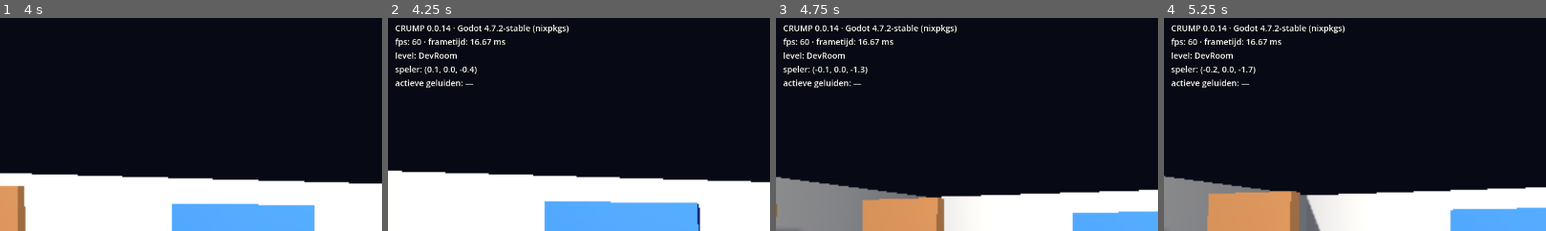
Above: before the commit, frames 1-4 (left to right).
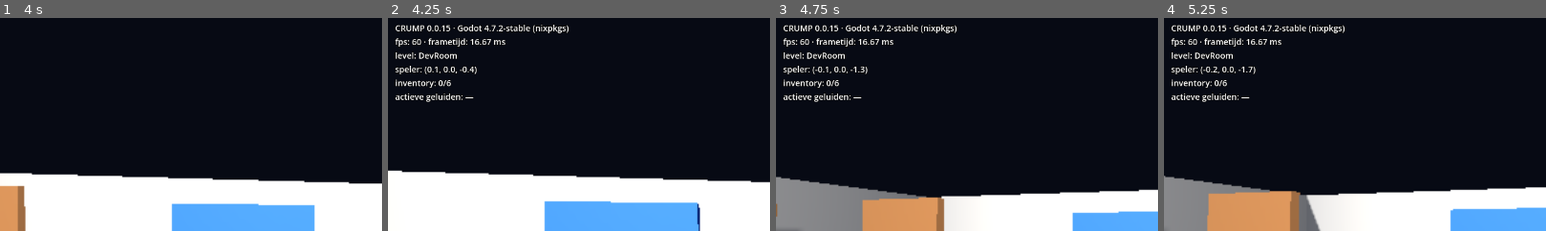
Above: after the commit, the same moments.

Repository: Kroosah/Crump
Game: Godot game, scene res://game/bootstrap.tscn
Same seed, same stepped clock (60 frames per second), same inputs: the game is played once before the commit and once after it.
Inputs (mouse positions are % of the whole screen's width and height, from its top left):
- Up to frame 1 (4 s): tap Enter at 0.5 s; move the mouse to (55, 49) at 0.52 s; hold C (crouch) 0.53-1.28 s; hold W (move_forward) from 0.53 s (still down); tap F (flashlight) at 0.8, 1.35 s; move the mouse to (45, 50) at 1.27 s; tap E (interact) at 1.55 s; move the mouse to (52, 48) at 2.02 s; hold E (interact) 2.03-2.78 s; tap Shift (run) at 2.3, 2.85 s; move the mouse to (49, 51) at 2.77 s; tap Ctrl (sneak) at 3.05 s; move the mouse to (57, 51) at 3.52 s; hold Ctrl (sneak) from 3.53 s (still down); tap C (crouch) at 3.8 s
- Up to frame 2 (4.25 s): keep holding W (move_forward); keep holding Ctrl (sneak); tap F3 (debug_overlay) at 4.15 s
- Up to frame 3 (4.75 s): keep holding W (move_forward); move the mouse to (42, 48) at 4.27 s; release Ctrl (sneak) at 4.28 s; tap C (crouch) at 4.35 s; tap F (flashlight) at 4.55 s
- Up to frame 4 (5.25 s): tap Escape (pause) at 4.9 s; move the mouse to (55, 50) at 5.02 s; release W (move_forward) at 5.03 s; hold S (move_back) from 5.03 s (still down); hold E (interact) from 5.03 s (still down); tap F (flashlight) at 5.1 s; click (55, 50) at 5.17 s
The pictures show only the part of the screen within x 0-50%, y 0-50%; the shares and areas given below are measured in that part.

Frame 1 is identical in both runs. In frame 2, 0.7% of the frame differs, in the area x 1-23%, y 3-40%; in frame 3, 0.7%; in frame 4, 0.7%.

Commit message:
[004] Voeg inventorytests, F3-debugregel en registers toe
Suite 120 -> 145: itemmodel + id-uniciteit over de items-map,
add/remove-semantiek (weigeren = nul mutatie, geen signaal),
reject-bij-vol + direct opnieuw interacteerbaar, response-invarianten
(zonder actief verzoek / vreemde source / dubbele response = exact een
afhandeling), ongeldige itemdata, tweede-inventory-doofheid en de
F3-regel 'inventory: n/cap . ids' (null-veilig via de groep, geen
klasse-namen). D-015 drie richtingen: 119/95/145. CHANGELOG v0.0.15,
D-022 (bus-flow + een autoritatieve inventory) en D-023 (geen
stacking, read-only items), dossier met lokale acceptatietest,
SESSION_STATE en README.

Co-Authored-By: Claude Opus 5 (1M context) <noreply@anthropic.com>
Claude-Session: https://claude.ai/code/session_01Eukd1gRp6feQQnWxwaLgzq

Diff:
--- a/game/ui/debug_overlay/debug_overlay.gd
+++ b/game/ui/debug_overlay/debug_overlay.gd
@@ -34,6 +34,7 @@
 		"fps: %d · frametijd: %.2f ms" % [fps, frame_ms],
 		"level: %s" % _current_level_name(),
 		"speler: %s" % _player_position_text(),
+		"inventory: %s" % _inventory_text(),
 		"actieve geluiden: —",  # haak: vult in taak 005
 	]
 	return "\n".join(lines)
@@ -53,3 +54,19 @@
 		var pos: Vector3 = player.global_position
 		return "(%.1f, %.1f, %.1f)" % [pos.x, pos.y, pos.z]
 	return "—"
+
+
+func _inventory_text() -> String:
+	# Haak taak 004: null-veilig via de groep (ARCHITECTURE §4a.4), zonder
+	# de inventory-klasse te noemen — de overlay overleeft elke verwijdering.
+	var inventory := get_tree().get_first_node_in_group("inventory")
+	if inventory == null or not inventory.has_method("get_items"):
+		return "—"
+	var items: Array = inventory.get_items()
+	var text := "%d/%d" % [items.size(), inventory.capacity]
+	if items.is_empty():
+		return text
+	var ids := PackedStringArray()
+	for item in items:
+		ids.append(String(item.id))
+	return "%s · %s" % [text, ", ".join(ids)]
--- a/project.godot
+++ b/project.godot
@@ -12,7 +12,7 @@
 
 config/name="CRUMP"
 config/description="First person psychological horror — Kroosah Interactive"
-config/version="0.0.14"
+config/version="0.0.15"
 run/main_scene="res://game/bootstrap.tscn"
 config/features=PackedStringArray("4.7", "Forward Plus")
 
--- a/tests/smoke_test.gd
+++ b/tests/smoke_test.gd
@@ -148,6 +148,14 @@
 		failures = await _check_interaction(tree, failures)
 	else:
 		Log.info("TEST INFO · interactiesysteem ontbreekt — interactietests overgeslagen (D-015)")
+
+	# 15. Inventory (taak 004) — zelfde D-015-afspraak. LET OP: enkele tests
+	# hieronder toetsen bewust de luide faalpaden (add_item(null), tweede
+	# inventory) — de push_warnings in de output zijn dan het bewijs, geen bug.
+	if ResourceLoader.exists(INVENTORY_SCENE):
+		failures = await _check_inventory(tree, failures)
+	else:
+		Log.info("TEST INFO · inventory-systeem ontbreekt — inventorytests overgeslagen (D-015)")
 
 	return failures
 
@@ -700,6 +708,245 @@
 	return noises
 
 
+## Inventorytests (taak 004, dossier §7). Duck-typed: deze suite noemt
+## ItemResource of de inventory-klasse nooit bij naam (les D-021).
+func _check_inventory(tree: SceneTree, failures: int) -> int:
+	# §7.1+7.2 — itemmodel en id-discipline over de canonieke items-map.
+	const ITEMS_DIR := "res://game/systems/inventory/items"
+	var seen_ids := {}
+	var item_files := DirAccess.get_files_at(ITEMS_DIR)
+	var items_valid := item_files.size() > 0
+	for file in item_files:
+		if not file.ends_with(".tres"):
+			continue
+		var res: Resource = load(ITEMS_DIR + "/" + file)
+		if res == null or String(res.get(&"id")).is_empty() \
+				or String(res.get(&"display_name")).is_empty():
+			items_valid = false
+			Log.error("itemdefinitie ongeldig: %s" % file)
+			continue
+		var res_id: StringName = res.get(&"id")
+		if seen_ids.has(res_id):
+			failures = _check(false,
+				"item-id '%s' is uniek (botsing: %s en %s)"
+				% [res_id, seen_ids[res_id], file], failures)
+		seen_ids[res_id] = file
+	failures = _check(items_valid,
+		"alle itemdefinities laden met geldige id en naam (%d stuks)"
+		% seen_ids.size(), failures)
+	failures = _check(seen_ids.size() == item_files.size(),
+		"alle item-id's in de items-map zijn uniek", failures)
+
+	# §7.9 — precies één autoritatieve inventory.
+	var inventories := tree.get_nodes_in_group("inventory")
+	failures = _check(inventories.size() == 1,
+		"exact één inventory in de groep (gevonden: %d)"
+		% inventories.size(), failures)
+	if inventories.is_empty():
+		return failures
+	var inventory = inventories[0]
+
+	# §7.3 — unit-semantiek van add/remove/has, relatief aan de baseline
+	# (de 003-e2e-test heeft al een sleutel opgenomen).
+	var added: Array = []
+	var removed: Array = []
+	var added_recorder := func(item: Resource) -> void: added.append(item)
+	var removed_recorder := func(item: Resource) -> void: removed.append(item)
+	EventBus.item_added.connect(added_recorder)
+	EventBus.item_removed.connect(removed_recorder)
+
+	var baseline: int = inventory.get_items().size()
+	var flashlight: Resource = load(ITEMS_DIR + "/zaklamp.tres")
+	failures = _check(inventory.add_item(flashlight) == true
+		and inventory.get_items().size() == baseline + 1 and added.size() == 1,
+		"add_item neemt een geldig item op (met item_added)", failures)
+	failures = _check(inventory.add_item(flashlight) == true
+		and inventory.get_items().size() == baseline + 2,
+		"dezelfde item-id mag een tweede slot innemen (geen stacking)", failures)
+	failures = _check(inventory.has_item(&"zaklamp"),
+		"has_item vindt het opgenomen item", failures)
+
+	failures = _check(inventory.add_item(null) == false
+		and inventory.get_items().size() == baseline + 2 and added.size() == 2,
+		"add_item(null) weigert zonder mutatie of signaal", failures)
+	failures = _check(inventory.add_item(Resource.new()) == false
+		and inventory.get_items().size() == baseline + 2,
+		"verkeerd Resource-type wordt veilig geweigerd", failures)
+	var empty_id_item: Resource = (load(
+		"res://game/systems/inventory/item_resource.gd") as Script).new()
+	failures = _check(inventory.add_item(empty_id_item) == false
+		and inventory.get_items().size() == baseline + 2,
+		"item met lege id wordt veilig geweigerd", failures)
+
+	# §7 — volle inventory weigert zonder mutatie (return false, geen signaal).
+	var original_capacity: int = inventory.capacity
+	inventory.capacity = inventory.get_items().size()
+	failures = _check(inventory.is_full(), "is_full herkent een volle inventory",
+		failures)
+	failures = _check(inventory.add_item(flashlight) == false
+		and inventory.get_items().size() == baseline + 2 and added.size() == 2,
+		"volle inventory weigert zonder mutatie of signaal", failures)
+	inventory.capacity = original_capacity
+
+	# remove_item: succes muteert + signaleert; mislukking doet niets.
+	failures = _check(inventory.remove_item(&"zaklamp") != null
+		and removed.size() == 1
+		and inventory.get_items().size() == baseline + 1,
+		"remove_item verwijdert één vermelding (met item_removed)", failures)
+	failures = _check(inventory.remove_item(&"zaklamp") != null
+		and inventory.remove_item(&"zaklamp") == null
+		and removed.size() == 2
+		and inventory.get_items().size() == baseline,
+		"remove_item zonder match muteert en signaleert niet", failures)
+
+	EventBus.item_added.disconnect(added_recorder)
+	EventBus.item_removed.disconnect(removed_recorder)
+
+	# Functionele keten: alleen met speler, interactor en testprops.
+	var player = tree.get_first_node_in_group("player")
+	var props_root: Node = tree.root.find_child("TestProps", true, false)
+	if player == null or props_root == null \
+			or not ResourceLoader.exists(INTERACTOR_SCENE):
+		Log.info("TEST INFO · geen speler/interactor — functionele inventorytests overgeslagen")
+		return failures
+	failures = await _check_inventory_flow(
+		tree, player, props_root, inventory, failures)
+	return failures
+
+
+## Functionele flow-tests (dossier §7.4-7.8): reject + opnieuw interacteren,
+## response-invarianten, ongeldige itemdata, tweede inventory, F3-regel.
+func _check_inventory_flow(tree: SceneTree, player, props_root: Node,
+		inventory, failures: int) -> int:
+	var key_item: Resource = load(
+		"res://game/systems/inventory/items/sleutel_kleedkamer.tres")
+	var resolved: Array = []
+	var resolved_recorder := func(source: Node, accepted: bool) -> void:
+		resolved.append([source, accepted])
+	EventBus.item_pickup_resolved.connect(resolved_recorder)
+
+	# §7.5 — volle inventory: prop blijft en is direct opnieuw
+	# interacteerbaar; na capaciteitsherstel slaagt dezelfde prop alsnog.
+	var pickup = _spawn_test_pickup(props_root, key_item)
+	var picked: Array = []
+	var pick_recorder := func(item_id: StringName) -> void:
+		picked.append(item_id)
+	pickup.picked_up.connect(pick_recorder)
+	var size_before: int = inventory.get_items().size()
+	var original_capacity: int = inventory.capacity
+	inventory.capacity = size_before
+
+	await _aim(tree, player, Vector3(3.0, 0.05, -0.9), 0.0, -0.54)
+	var noises: Array = await _interact_and_listen(tree)
+	failures = _check(resolved.size() == 1 and resolved[0][1] == false,
+		"volle inventory beantwoordt het verzoek met rejected", failures)
+	failures = _check(is_instance_valid(pickup) and pickup.can_interact()
+		and noises.is_empty() and picked.is_empty()
+		and inventory.get_items().size() == size_before,
+		"rejected: prop blijft, geen geluid, inventory ongewijzigd", failures)
+
+	inventory.capacity = original_capacity
+	resolved.clear()
+	noises = await _interact_and_listen(tree)
+	failures = _check(resolved.size() == 1 and resolved[0][1] == true
+		and picked.size() == 1 and noises.size() == 1,
+		"dezelfde prop is na herstel direct opnieuw interacteerbaar", failures)
+	await _wait_physics_frames(tree, 5)
+	failures = _check(not is_instance_valid(pickup)
+		and inventory.get_items().size() == size_before + 1,
+		"accepted na eerdere rejection: prop exact één keer verdwenen", failures)
+
+	# §7.7 — response-invarianten via handmatig geïnjecteerde responses.
+	var stray = _spawn_test_pickup(props_root, key_item)
+	var stray_picked: Array = []
+	var stray_recorder := func(item_id: StringName) -> void:
+		stray_picked.append(item_id)
+	stray.picked_up.connect(stray_recorder)
+	EventBus.item_pickup_resolved.emit(stray, true)
+	await _wait_physics_frames(tree, 3)
+	failures = _check(is_instance_valid(stray) and stray_picked.is_empty(),
+		"response zonder actief verzoek wordt genegeerd", failures)
+	var decoy := Node.new()
+	tree.root.add_child(decoy)
+	EventBus.item_pickup_resolved.emit(decoy, true)
+	await _wait_physics_frames(tree, 3)
+	failures = _check(is_instance_valid(stray) and stray_picked.is_empty(),
+		"response met andere source wordt genegeerd", failures)
+	decoy.queue_free()
+
+	# Dubbele response binnen één verzoek: een extra 'vervalste' beantwoorder
+	# op de bus — de prop mag maar één keer afhandelen.
+	var forger := func(source: Node, _item: Resource) -> void:
+		EventBus.item_pickup_resolved.emit(source, true)
+	EventBus.item_pickup_requested.connect(forger)
+	var size_before_double: int = inventory.get_items().size()
+	await _aim(tree, player, Vector3(3.0, 0.05, -0.9), 0.0, -0.54)
+	var double_noises: Array = await _interact_and_listen(tree)
+	EventBus.item_pickup_requested.disconnect(forger)
+	await _wait_physics_frames(tree, 5)
+	failures = _check(stray_picked.size() == 1 and double_noises.size() == 1
+		and not is_instance_valid(stray)
+		and inventory.get_items().size() == size_before_double + 1,
+		"dubbele response: exact één afhandeling en één verwijdering", failures)
+
+	# §7.8 — ongeldige itemdata end-to-end: afgewezen, prop blijft, geen crash.
+	var invalid = _spawn_test_pickup(props_root, null)
+	resolved.clear()
+	await _aim(tree, player, Vector3(3.0, 0.05, -0.9), 0.0, -0.54)
+	noises = await _interact_and_listen(tree)
+	failures = _check(resolved.size() == 1 and resolved[0][1] == false
+		and is_instance_valid(invalid) and invalid.can_interact()
+		and noises.is_empty(),
+		"pickup zonder geldige itemdata wordt veilig geweigerd", failures)
+	invalid.queue_free()
+
+	# §7.9 — een tweede inventory abonneert zich niet: één verzoek levert
+	# exact één response op (getest met null-item: niemand muteert).
+	var second: Node = load(INVENTORY_SCENE).instantiate()
+	tree.root.add_child(second)
+	await _wait_physics_frames(tree, 2)
+	resolved.clear()
+	var dummy := Node.new()
+	tree.root.add_child(dummy)
+	EventBus.item_pickup_requested.emit(dummy, null)
+	failures = _check(resolved.size() == 1,
+		"tweede inventory blijft doof: één verzoek, één response", failures)
+	second.queue_free()
+	dummy.queue_free()
+
+	EventBus.item_pickup_resolved.disconnect(resolved_recorder)
+
+	# §7.11 — F3-regel toont de bezetting via de groep.
+	var overlay := tree.root.find_child("DebugOverlay", true, false)
+	var info_label: Label = overlay.find_child("InfoLabel", true, false) \
+		if overlay != null else null
+	failures = _check(overlay != null and info_label != null,
+		"debug overlay aanwezig voor de inventory-regel", failures)
+	if overlay != null and info_label != null:
+		_send_action_event(&"debug_overlay")
+		await _wait_physics_frames(tree, 3)
+		var expected := "inventory: %d/%d" % [
+			inventory.get_items().size(), inventory.capacity]
+		failures = _check(expected in info_label.text
+			and "sleutel_kleedkamer" in info_label.text,
+			"F3 toont bezetting en item-id's ('%s')" % expected, failures)
+		_send_action_event(&"debug_overlay")
+		await _wait_physics_frames(tree, 2)
+	return failures
+
+
+## Zet een verse pickup op de vaste testplek in de dev room; instellingen
+## via set() — deze suite kent geen proptypes.
+func _spawn_test_pickup(props_root: Node, item: Resource) -> Node:
+	var packed: PackedScene = load("res://game/props/pickup_item/pickup_item.tscn")
+	var pickup: Node3D = packed.instantiate()
+	pickup.set("item", item)
+	pickup.set("prompt", "Pak sleutel op")
+	props_root.add_child(pickup)
+	pickup.position = Vector3(3.0, 1.09, -2.0)
+	return pickup
+
+
 ## Injecteert een echt input-event voor een actie. Input.action_press zet
 ## alleen de actiestatus en genereert géén InputEvent; event-gedreven
 ## handlers (_unhandled_input) zouden er niets van merken.
Not shown, changed: README.md
Not shown, changed: docs/CHANGELOG.md
Not shown, changed: docs/DECISIONS.md
Not shown, changed: docs/SESSION_STATE.md
Not shown, changed: tasks/004_inventory.md
